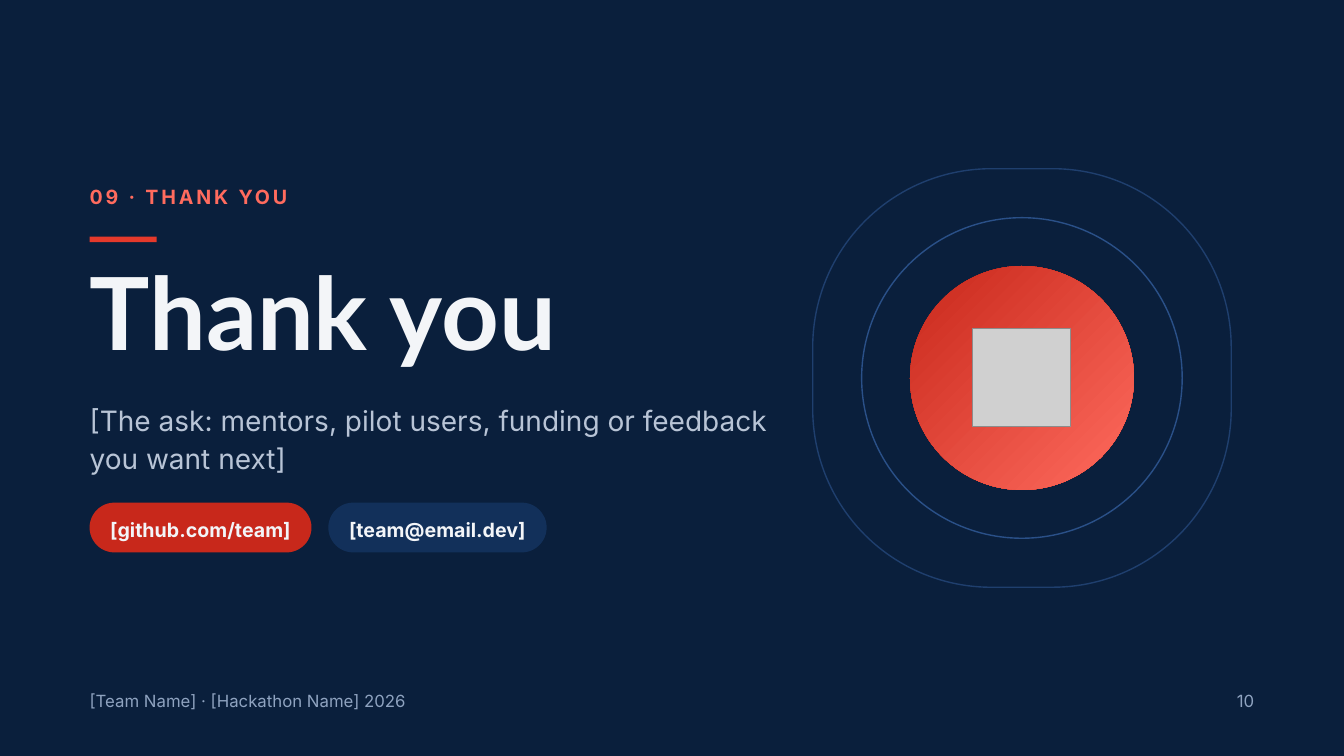
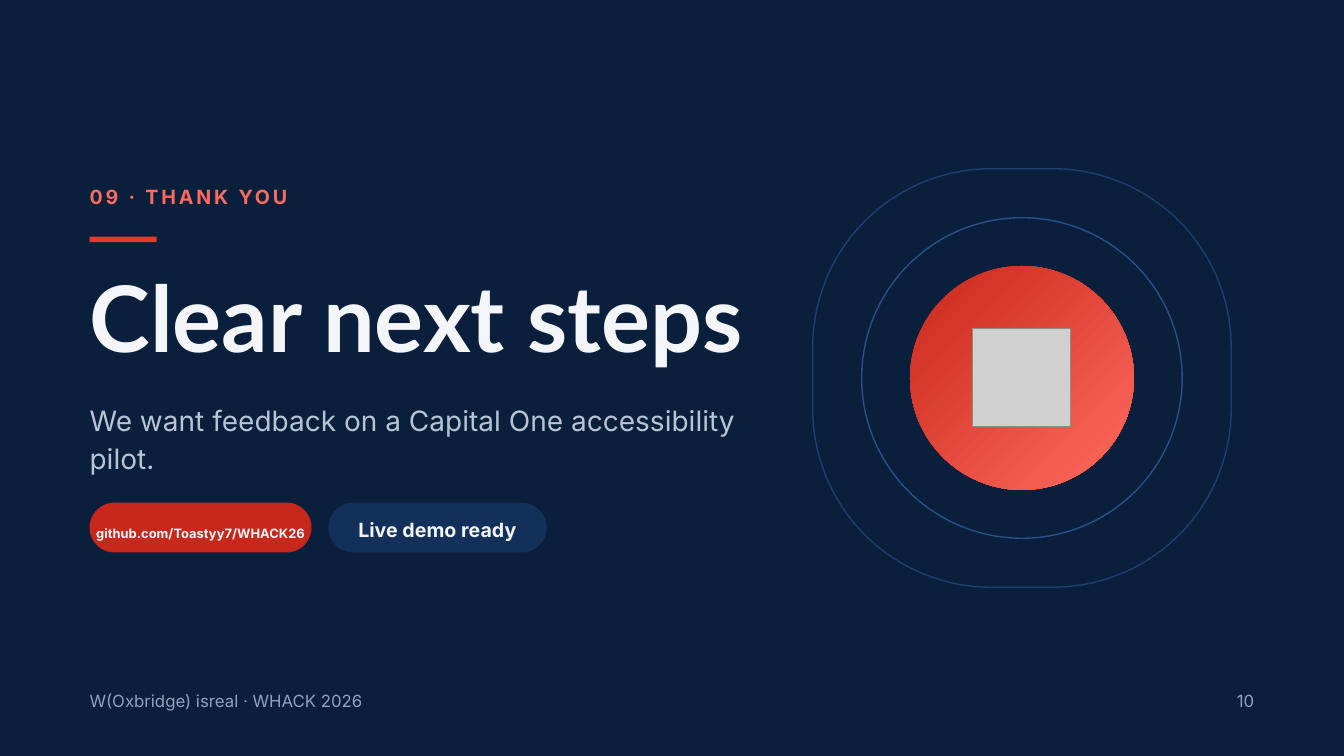
Before and after one commit to Toastyy7/WHACK26, a slide deck: slide 10 of Hackathon Slides.pptx. Drawn at 1344x756 pixels with LibreOffice and Linux fonts; fonts in the diff are those of the drawing; grey boxes stand for pictures. Boxes give left, top, right and bottom in pixels: in the first picture for what was removed or moved away, otherwise in the second. Text is boxed around its words. In the diff, an @@ line names an element or a change of style, - is before the commit and + after.

```diff
--- a/Hackathon Slides.pptx
+++ b/Hackathon Slides.pptx
@@ title at <box>90,284,742,368</box>: text changed; size 72 to 65.5 pt @@
-Thank you
+Clear next steps
@@ text at <box>90,409,734,475</box>: text changed @@
-[The ask: mentors, pilot users, funding or feedback you want next]
+We want feedback on a Capital One accessibility pilot.
@@ text in rounded rectangle at <box>96,528,305,541</box>: text changed; size 14 to 9.2 pt @@
-[github.com/team]
+github.com/Toastyy7/WHACK26
@@ text in rounded rectangle at <box>358,522,516,541</box>: text changed @@
-[team@email.dev]
+Live demo ready
@@ text at <box>90,694,362,711</box>: text changed @@
-[Team Name] · [Hackathon Name] 2026
+W(Oxbridge) isreal · WHACK 2026
```
Also in this commit, not shown: 5 other slides changed, 4 slides added, 4 slides removed.
